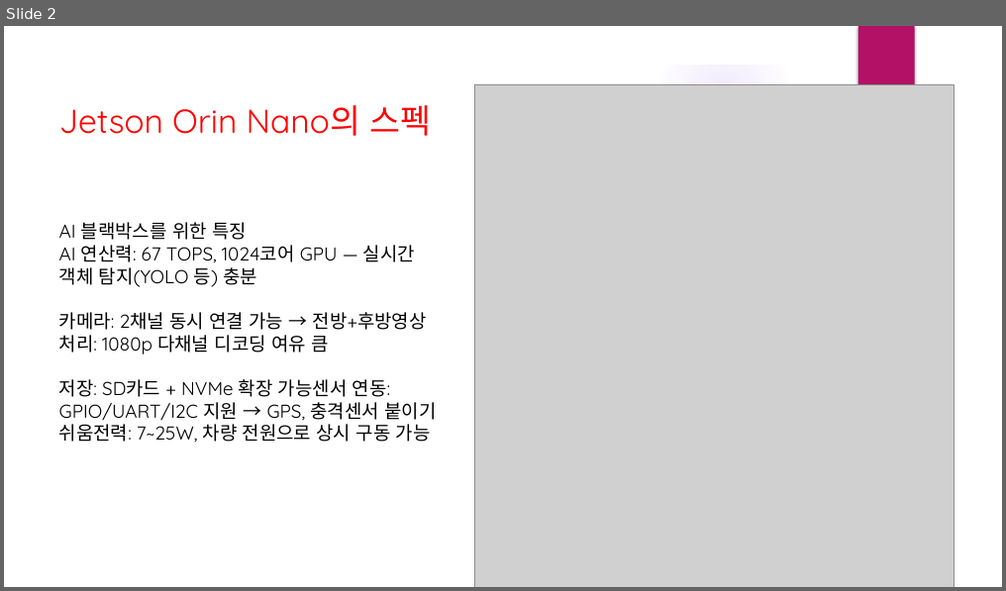
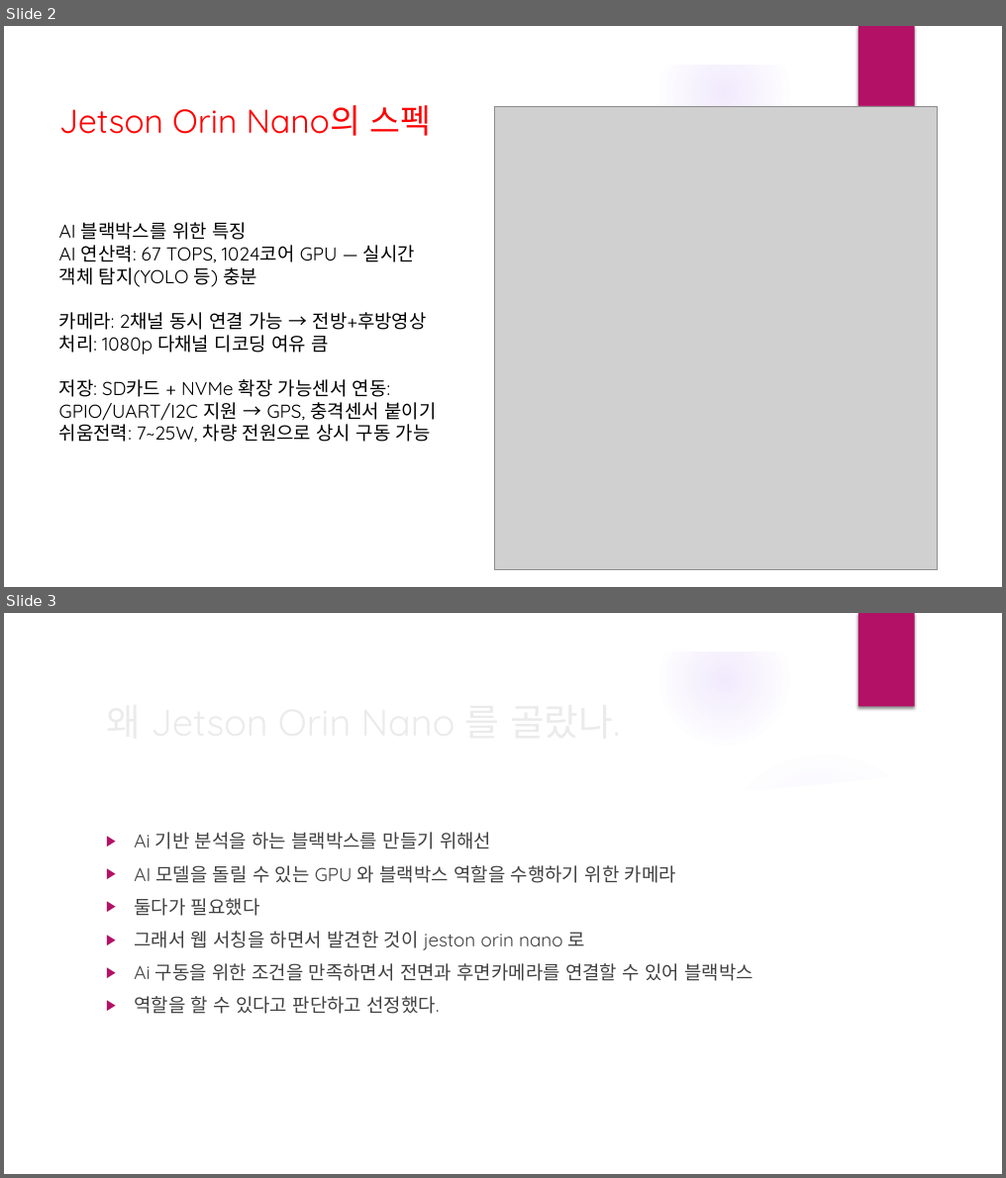
Before and after one commit to kjhes/embedded-, a slide deck: 블랙박스명세서.pptx. Shown one above the other, each under a label of ours: slide 2 before the commit, slides 2 and 3 after it. The pictures are 1006x591 and 1006x1178 pixels, drawn with LibreOffice and Linux fonts; fonts in the diff are those of the drawing; grey boxes stand for pictures; background and template pictures are left out. Boxes give left, top, right and bottom in pixels: in the first picture for what was removed or moved away, otherwise in the second. Text is boxed around its words. In the diff, an @@ line names an element or a change of style, - is before the commit and + after.

Commit message:
블래박스 구현 1일차

```diff
--- a/블랙박스명세서.pptx
+++ b/블랙박스명세서.pptx
@@ slide 3 added at box(4, 613, 1002, 1174), background picture (left out); not listed: 9 template elements that a slide beside it also shows @@
@@ title added at box(98, 692, 816, 750), 36 pt, text #EBEBEB @@
+왜 Jetson Orin Nano 를 골랐나.
@@ text added at box(134, 832, 753, 1014), 18 pt, text #404040 @@
+▶ Ai 기반 분석을 하는 블랙박스를 만들기 위해선
+▶ AI 모델을 돌릴 수 있는 GPU 와 블랙박스 역할을 수행하기 위한 카메라
+▶ 둘다가 필요했다
+▶ 그래서 웹 서칭을 하면서 발견한 것이 jeston orin nano 로
+▶ Ai 구동을 위한 조건을 만족하면서 전면과 후면카메라를 연결할 수 있어 블랙박스
+▶ 역할을 할 수 있다고 판단하고 선정했다.
@@ slide 2 changed as well @@
@@ picture: place and size @@
-picture at box(475, 85, 954, 587)
+picture at box(495, 106, 939, 570)
@@ ellipse added at box(709, 163, 939, 393), fill gradient #9B6BF2 @@
```
Also in this commit, not shown: 3 other slides changed, 3 other files.
